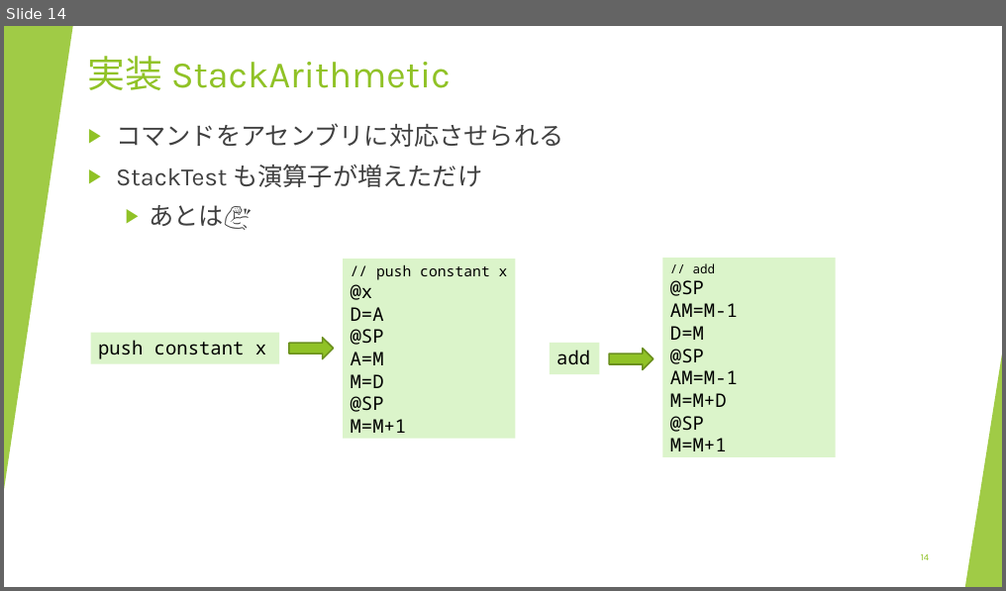
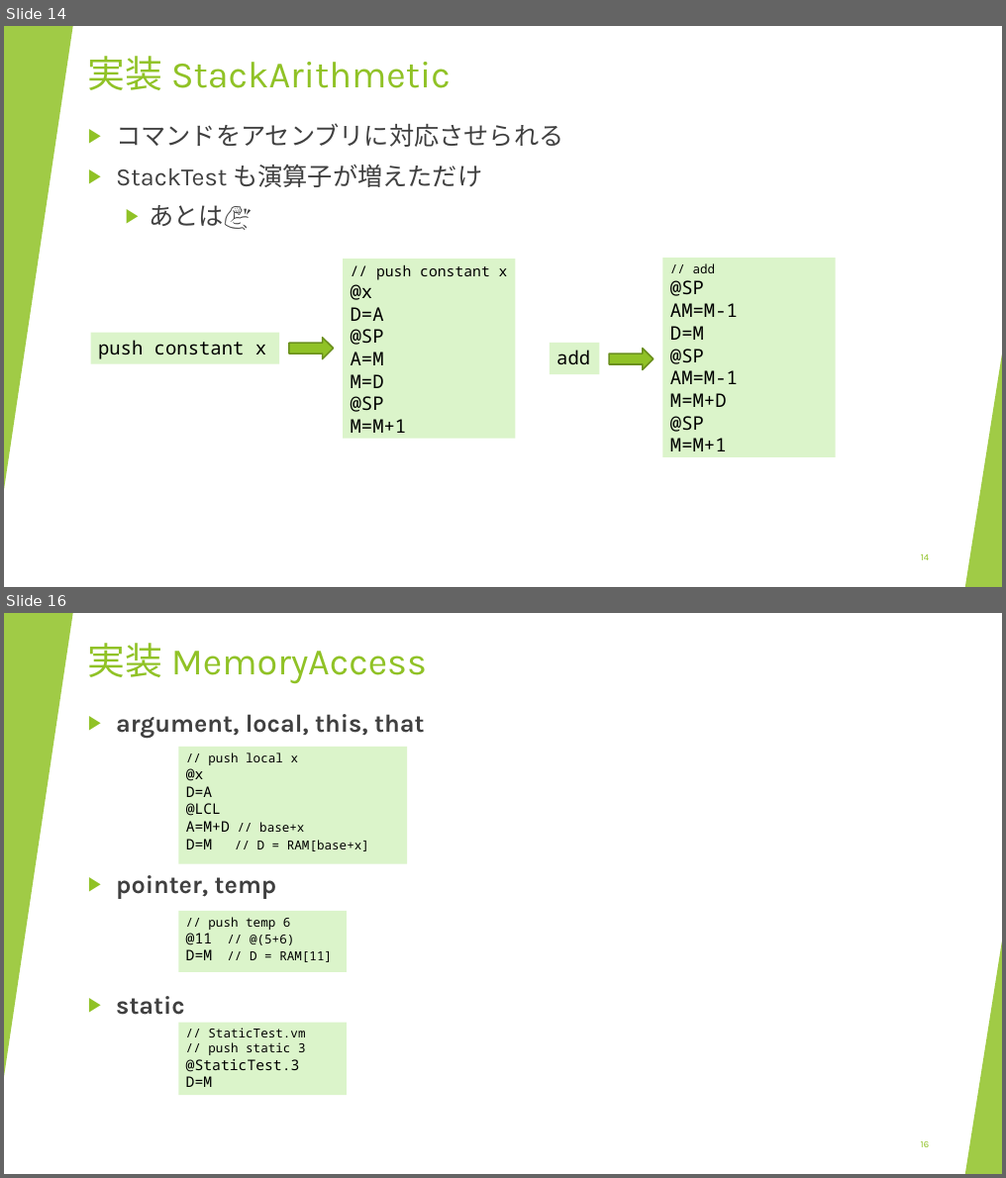
Before and after one commit to lulichn/slides.lulichn.net, a slide deck: slides/nand2tetris/07.pptx. Shown one above the other, each under a label of ours: slide 14 before the commit, slides 14 and 16 after it; the slides between them are not shown. The pictures are 1006x591 and 1006x1178 pixels, drawn with LibreOffice and Linux fonts; fonts in the diff are those of the drawing. Boxes give left, top, right and bottom in pixels: in the first picture for what was removed or moved away, otherwise in the second. Text is boxed around its words. In the diff, an @@ line names an element or a change of style, - is before the commit and + after.

```diff
--- a/slides/nand2tetris/07.pptx
+++ b/slides/nand2tetris/07.pptx
@@ slide 16 added at (x1=4, y1=613, x2=1002, y2=1174), background #FFFFFF; not listed: 10 template elements that a slide beside it also shows @@
@@ rectangle added at (x1=4, y1=613, x2=1002, y2=1174), fill #FFFFFF @@
@@ triangle added at (x1=4, y1=613, x2=73, y2=1077), fill #90C226 at 85% opacity @@
@@ title added at (x1=88, y1=643, x2=427, y2=683), 36 pt, text #90C226 @@
+実装 MemoryAccess
@@ text added at (x1=116, y1=714, x2=424, y2=1015), 24 pt, text #404040, bold @@
+▶ argument, local, this, that
+▶ pointer, temp
+▶ static
@@ rectangle added at (x1=178, y1=747, x2=407, y2=863), fill #DBF4CA, 12 pt, text #000000 @@
+// push local x
+@x
+D=A
+@LCL
+A=M+D // base+x
+D=M // D = RAM[base+x]
@@ rectangle added at (x1=178, y1=911, x2=347, y2=972), fill #DBF4CA, 12 pt, text #000000 @@
+// push temp 6
+@11 // @(5+6)
+D=M // D = RAM[11]
@@ triangle added at (x1=965, y1=942, x2=1002, y2=1174), fill #90C226 at 85% opacity @@
@@ rectangle added at (x1=178, y1=1023, x2=347, y2=1095), fill #DBF4CA, 12 pt, text #000000 @@
+// StaticTest.vm
+// push static 3
+@StaticTest.3
+D=M
@@ page number added at (x1=921, y1=1142, x2=930, y2=1148), 9 pt, text #90C226 @@
+16
```
Also in this commit, not shown: 2 slides changed, 1 other file.
